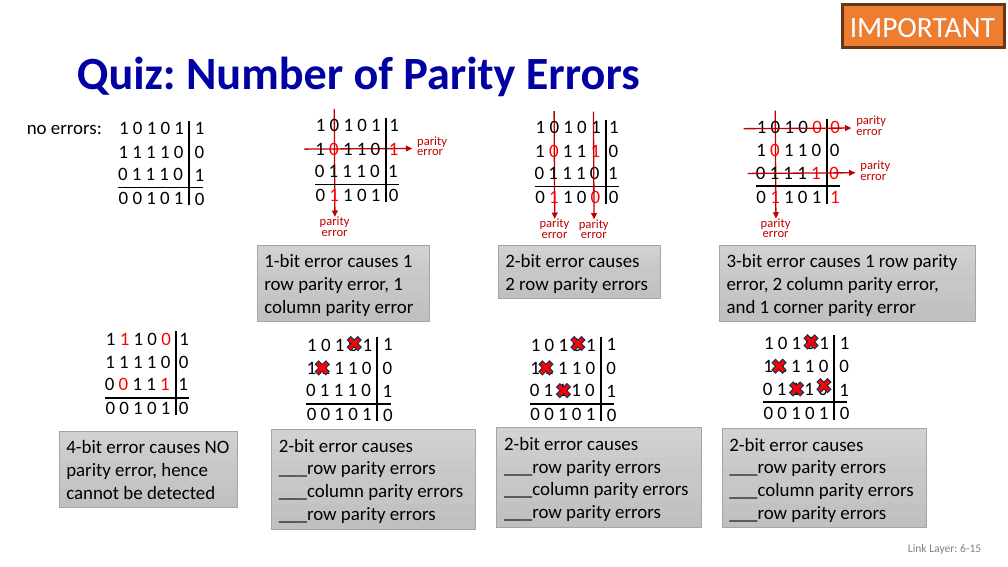
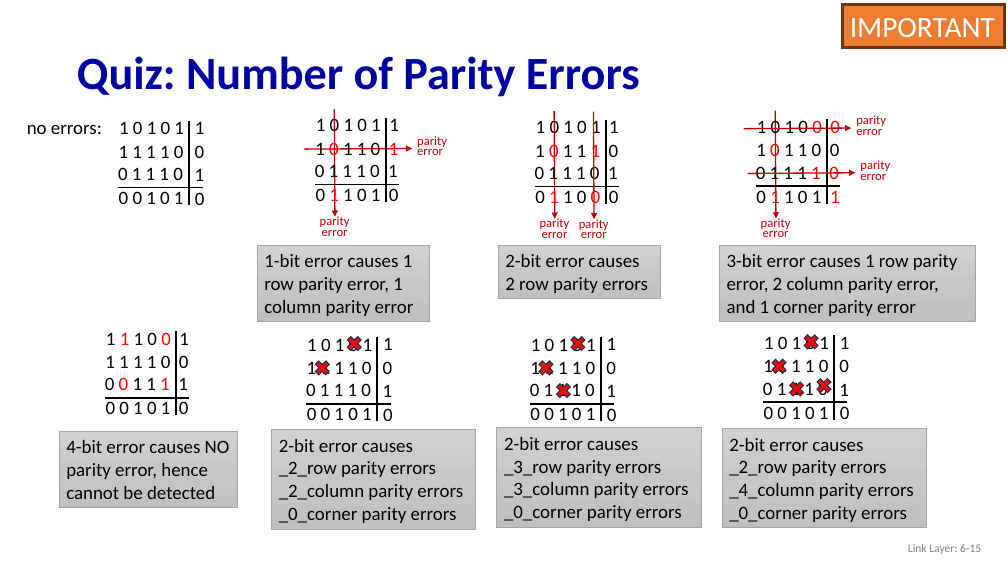
Before and after one commit to guhofstra/CSC175, a slide deck: slide 15 of PPTs/6.1 6.2 Introduction Error-Detection and -Correction Techniques.pptx. Drawn at 1008x567 pixels with LibreOffice and Linux fonts; fonts in the diff are those of the drawing. Boxes give left, top, right and bottom in pixels: in the first picture for what was removed or moved away, otherwise in the second. Text is boxed around its words. In the diff, an @@ line names an element or a change of style, - is before the commit and + after.

```diff
--- a/PPTs/6.1 6.2 Introduction Error-Detection and -Correction Techniques.pptx
+++ b/PPTs/6.1 6.2 Introduction Error-Detection and -Correction Techniques.pptx
@@ text in rectangle at [279,461,463,523]: text changed @@
-___row parity errors
-___column parity errors
-___row parity errors
+_2_row parity errors
+_2_column parity errors
+_0_corner parity errors
@@ text in rectangle at [504,460,689,521]: text changed @@
-___row parity errors
-___column parity errors
-___row parity errors
+_3_row parity errors
+_3_column parity errors
+_0_corner parity errors
@@ text in rectangle at [729,460,914,522]: text changed @@
-___row parity errors
-___column parity errors
-___row parity errors
+_2_row parity errors
+_4_column parity errors
+_0_corner parity errors
```
Also in this commit, not shown: 1 other slide changed, 1 slide added, 1 slide removed, 4 other files.
